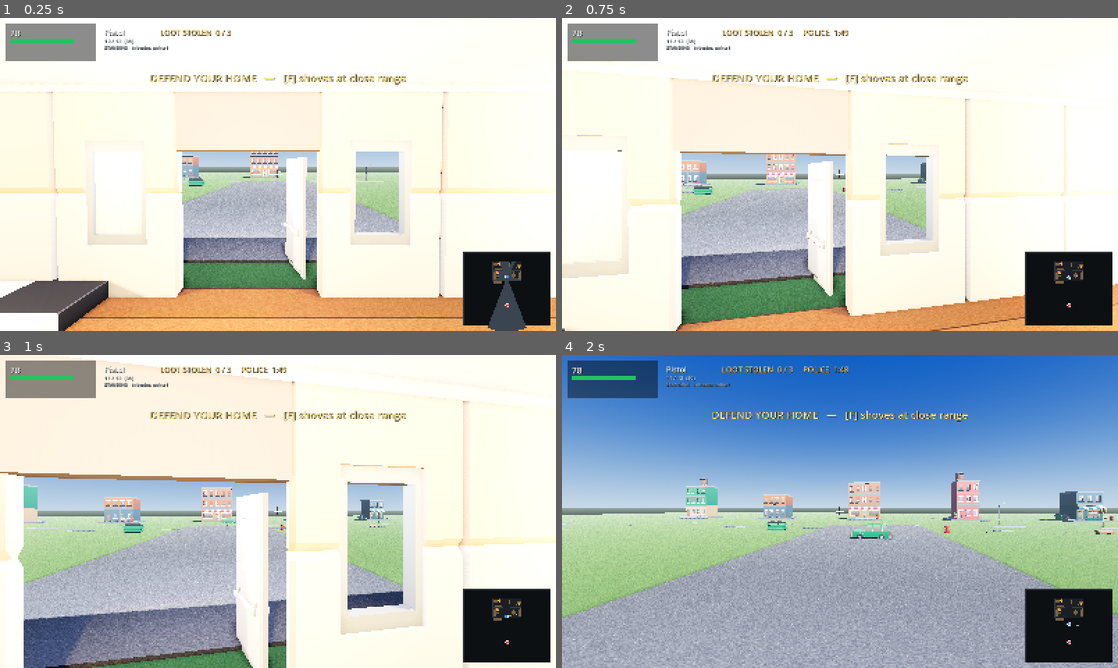
Above: before the commit, frames 1-4 (two rows, left to right).
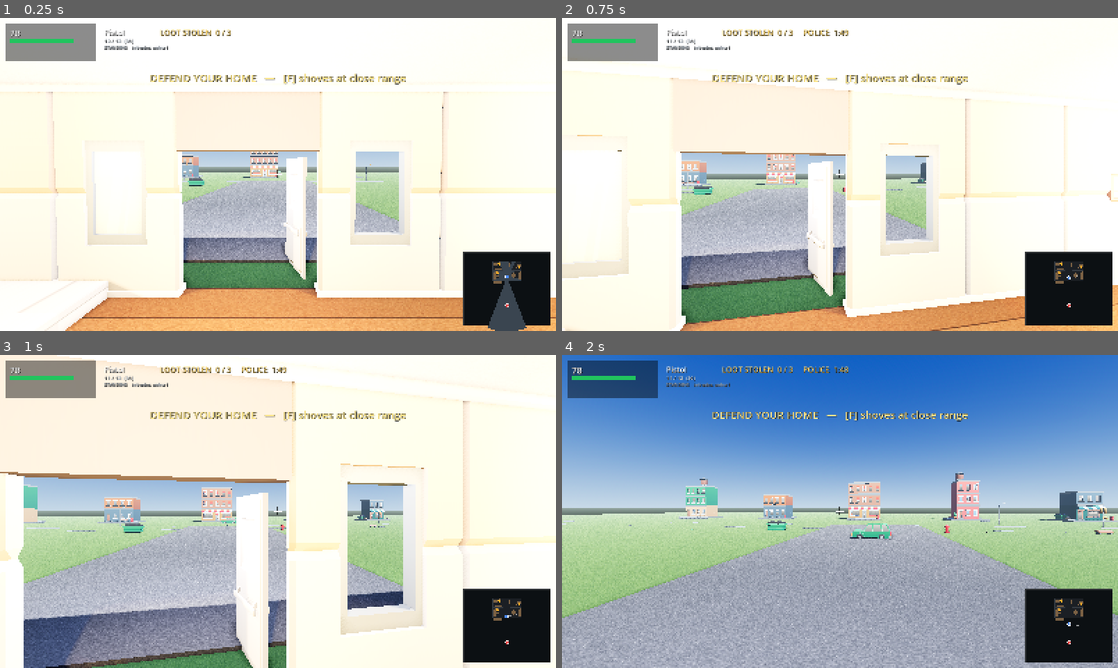
Above: after the commit, the same moments.

Repository: richardbrandel/home-invasion-godot
Game: Godot game, scene res://scenes/main.tscn
Two runs of this game, one before a commit and one after it. Both use one fixed random seed, a clock stepped at 60 frames per second and the inputs below.
Inputs (mouse positions are in pixels of both pictures, inside the frame that each line leads up to):
- Up to frame 1 (0.25 s): no input
- Up to frame 2 (0.75 s): tap Enter at 0.5, 0.6 s; move the mouse to (867, 174) at 0.52 s; hold W from 0.53 s (still down); click (867, 174) at 0.67 s
- Up to frame 3 (1 s): keep holding W
- Up to frame 4 (2 s): keep holding W; move the mouse to (812, 511) at 1.27 s; tap 1 at 1.35 s

The runs differ from the first frame. In frame 1, 2.3% of the frame differs, in the area x 0-84%, y 83-100%; in frame 2, 0.3%; in frame 3, nothing differs; in frame 4, nothing differs.

Commit message:
Skirting, decor, and two checkerboards that are not checkerboards
Batched rather than one per round: Richard pointed out that most of the list is
independent and additive, so the debugging-phase habit of checkpointing every
change was costing rounds for no benefit.

- Skirting board around every wall run: a box the footprint of the wall plus 3 cm,
  so it reads as a baseboard on both faces from one node, and it follows the door
  gap for free because the south wall is already split either side of it.
- Sim.DECOR, a new NON-SOLID list. FURNITURE feeds _solids(), which is the
  intruder's collision, so anything added there can stall a heist. Wall art, plants,
  books and appliances must never do that, so they live apart. Verified: heist 7/7,
  0-2 reroutes.
- Two black-and-white checkerboards removed. The rug model rug_rectangle_A has one
  baked into its own texture, and KayKit's floor_kitchen is the other -- the latter
  was a deliberate choice that reads as a missing texture at room scale. The kitchen
  now uses a generated floor_tile texture.
- Decor added: picture frames, cacti, books, a table lamp, a stove, a pot. Three
  pieces were removed again after render because they floated in mid-air; a floating
  prop is worse than no prop.

Heist 7/7, wallshot clean, 91 + 38 tests pass.

Diff:
--- a/scripts/house.gd
+++ b/scripts/house.gd
@@ -156,7 +156,12 @@
 		for iz in nz:
 			var x := kx0 + (float(ix) + 0.5) * tile
 			var z := kz0 + (float(iz) + 0.5) * tile
-			place(parent, "restaurant", "floor_kitchen", Vector3(x, 0.015, z), 0.0, false)
+			var kf := place(parent, "restaurant", "floor_kitchen", Vector3(x, 0.015, z), 0.0, false)
+			# NOT KayKit's own checkerboard tile. See tools/gen-textures.py kitchen_tile().
+			if kf != null:
+				var km := _textured("res://assets/textures/floor_tile.png", 3.0, 3.0, 0.85)
+				for c in kf.find_children("*", "MeshInstance3D", true, false):
+					(c as MeshInstance3D).material_override = km
 
 
 # ---------------------------------------------------------------- walls
@@ -423,6 +428,52 @@
 }
 
 
+static var _rug_mat: StandardMaterial3D
+
+
+static func use_rug_texture(inst: Node3D) -> void:
+	if inst == null:
+		return
+	if _rug_mat == null:
+		_rug_mat = StandardMaterial3D.new()
+		_rug_mat.albedo_color = Color(0.36, 0.30, 0.31)
+		_rug_mat.roughness = 1.0
+	for c in inst.find_children("*", "MeshInstance3D", true, false):
+		(c as MeshInstance3D).material_override = _rug_mat
+
+
+## A skirting board around every wall run.
+##
+## A box the footprint of the wall plus 3 cm in each direction, so it protrudes 1.5 cm past
+## each FACE of the wall and reads as a baseboard on both sides at once. One node per run
+## rather than two per wall, and it follows the door gap for free because the south wall is
+## already split into two runs either side of it.
+static func build_skirting(parent: Node3D) -> void:
+	var m := _flat(Color(0.94, 0.93, 0.91))
+	for w in Sim.WALLS:
+		var sk := MeshInstance3D.new()
+		var b := BoxMesh.new()
+		b.size = Vector3(w.size.x + 0.03, 0.11, w.size.y + 0.03)
+		sk.mesh = b
+		sk.position = Vector3(w.position.x + w.size.x * 0.5, 0.055,
+			w.position.y + w.size.y * 0.5)
+		sk.material_override = m
+		parent.add_child(sk)
+
+
+## Wall art, plants, books and appliances. NOT solid — see Sim.DECOR for why this is a
+## separate list from FURNITURE.
+static func build_decor(parent: Node3D) -> void:
+	for d in Sim.DECOR:
+		var spec: Array = d["model"]
+		var inst := place(parent, spec[0], spec[1], d["pos"], deg_to_rad(float(d.get("yaw", 0.0))),
+			bool(d.get("ground", true)))
+		if inst == null:
+			continue
+		# A picture frame owns no material of its own worth keeping, and several of them are
+		# the same atlas as the walls; leave them be, they read fine.
+
+
 static func build_furniture(parent: Node3D) -> void:
 	for f in Sim.FURNITURE:
 		var kind: String = f["kind"]
@@ -435,7 +486,10 @@
 			r.position.y + r.size.y * 0.5)
 		if kind == "rug":
 			# flat: sits just above the floor, no grounding
-			place(parent, spec[0], spec[1], Vector3(centre.x, 0.02, centre.z), 0.0, false)
+			var rug := place(parent, spec[0], spec[1], Vector3(centre.x, 0.02, centre.z), 0.0, false)
+			# `rug_rectangle_A`'s own texture is a black-and-white CHECKERBOARD, which reads as
+			# a missing texture rather than a rug. Richard spotted it immediately.
+			use_rug_texture(rug)
 		else:
 			place(parent, spec[0], spec[1], centre)
 
@@ -528,6 +582,8 @@
 	build_walls(parent)
 	build_ceiling(parent)
 	build_furniture(parent)
+	build_skirting(parent)
+	build_decor(parent)
 
 
 ## The street and the houses around it.
--- a/scripts/sim.gd
+++ b/scripts/sim.gd
@@ -69,6 +69,38 @@
 	{"rect": Rect2(0.60, -18.60, 0.80, 2.60), "h": 2.00, "kind": "bookshelf"},
 	{"rect": Rect2(0.70, -15.60, 0.60, 0.60), "h": 1.30, "kind": "cabinet"},
 ]
+
+## Decor: drawn, NOT solid. Wall art, plants, books, appliances on a counter.
+##
+## Deliberately a SEPARATE list from FURNITURE. `_solids()` feeds the intruder's collision,
+## so anything added to FURNITURE can block a route and stall a heist — a picture frame or a
+## cactus must never do that. Add to DECOR unless you actually want the player to collide
+## with it.
+##
+## `pos` is the CENTRE of the model in x/z (or the mount point for wall art), `y` is the
+## height above the floor, and `ground` false means "respect y, do not drop me to the floor".
+static var DECOR: Array[Dictionary] = [
+	# ---- living room (west of centre, front)
+	{"model": ["furniture", "pictureframe_large_A"], "pos": Vector3(-7.84, 1.55, -10.4), "yaw": 90.0, "ground": false},
+	{"model": ["furniture", "pictureframe_medium"], "pos": Vector3(-5.6, 1.62, -8.16), "yaw": 180.0, "ground": false},
+	{"model": ["furniture", "cactus_medium_A"], "pos": Vector3(-7.5, 0.0, -8.5), "yaw": 0.0},
+	{"model": ["furniture", "cactus_small_B"], "pos": Vector3(-4.5, 0.0, -13.4), "yaw": 35.0},
+	{"model": ["furniture", "book_set"], "pos": Vector3(-5.9, 0.44, -11.8), "yaw": 20.0},
+
+	# ---- kitchen (east of centre, front)
+	{"model": ["restaurant", "stove_multi"], "pos": Vector3(7.1, 0.0, -9.6), "yaw": -90.0},
+	{"model": ["restaurant", "pot_A"], "pos": Vector3(6.9, 0.0, -12.4), "yaw": 0.0},
+
+	# ---- bedroom (west, back)
+	{"model": ["furniture", "pictureframe_large_B"], "pos": Vector3(-8.0 + 0.16, 1.6, -16.8), "yaw": 90.0, "ground": false},
+	{"model": ["furniture", "lamp_table"], "pos": Vector3(-7.15, 0.55, -16.2), "yaw": 0.0, "ground": false},
+
+	# ---- study (east, back)
+	{"model": ["furniture", "pictureframe_small_A"], "pos": Vector3(8.0 - 0.16, 1.7, -16.2), "yaw": -90.0, "ground": false},
+	{"model": ["furniture", "book_set"], "pos": Vector3(0.9, 1.35, -18.0), "yaw": -7.0, "ground": false},
+	{"model": ["furniture", "cactus_small_A"], "pos": Vector3(7.2, 0.0, -18.4), "yaw": 0.0},
+]
+
 
 static func _solids() -> Array[Rect2]:
 	var out: Array[Rect2] = []
Binary file added: assets/textures/floor_tile.png
Not shown, added: assets/textures/floor_tile.png.import
Not shown, changed: tools/gen-textures.py
